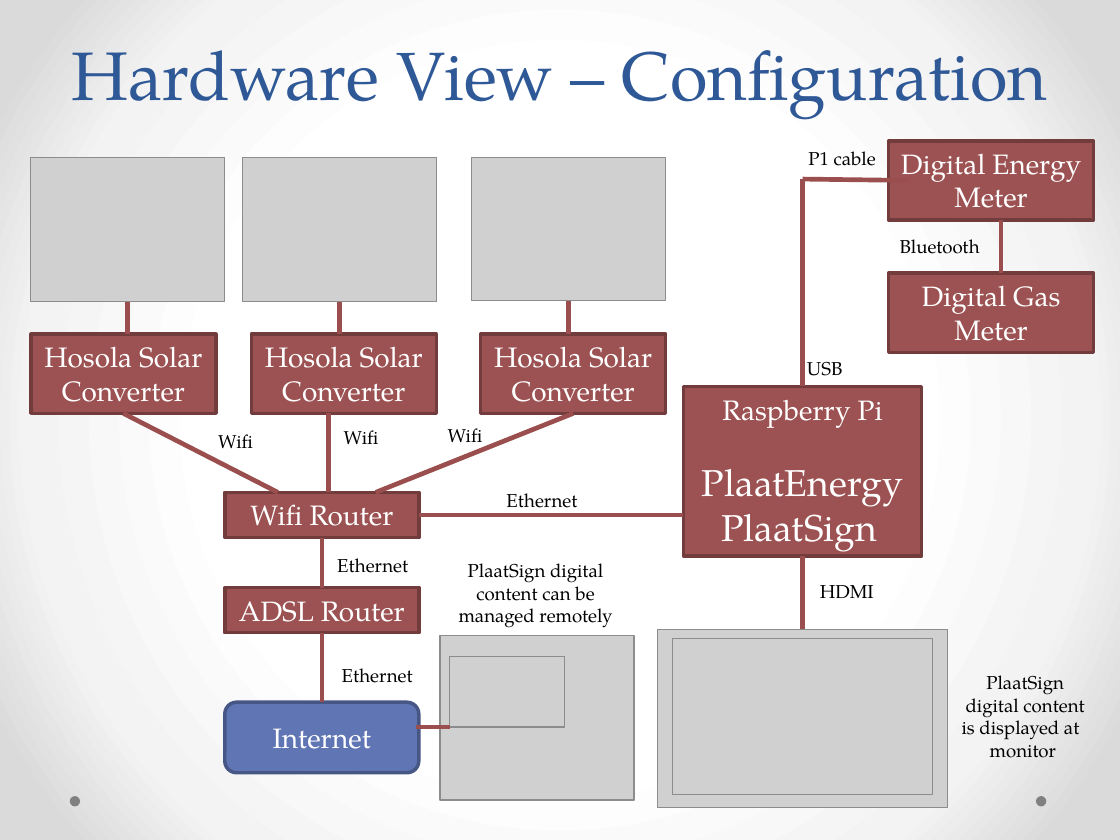
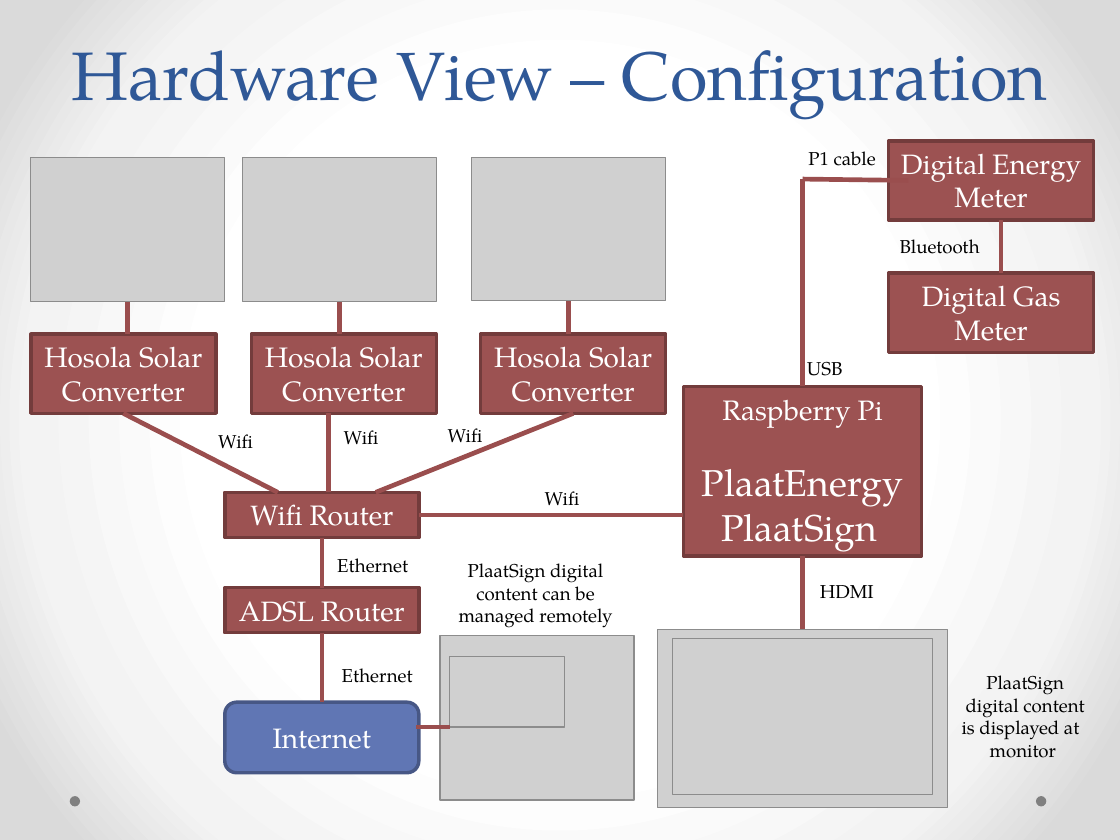
Before and after one commit to plaatsoft/plaatsign, a slide deck: slide 7 of doc/ppt/PlaatSign Design.pptx. Drawn at 1120x840 pixels with LibreOffice and Linux fonts; fonts in the diff are those of the drawing; grey boxes stand for pictures. Boxes give left, top, right and bottom in pixels: in the first picture for what was removed or moved away, otherwise in the second. Text is boxed around its words. In the diff, an @@ line names an element or a change of style, - is before the commit and + after.

Commit message:
Update powerpoint

```diff
--- a/doc/ppt/PlaatSign Design.pptx
+++ b/doc/ppt/PlaatSign Design.pptx
@@ text at <box>545,491,580,505</box>: text changed @@
-Ethernet
+Wifi
```
Also in this commit, not shown: 1 other slide changed, 28 other files.
